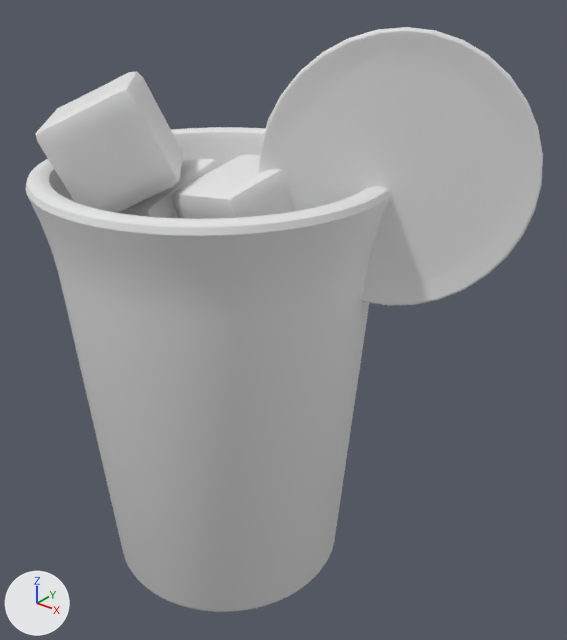
The OBJ model public/assets/drink-baked/blog0132.obj, before and after one commit.
The view is the same before and after, from a camera (50 mm lens) standing at (4.23, -4.43, 5.31) and looking at (0.56, 0.16, 2.47). Lighting does not change. The marker at lower left points along +X, +Y and +Z. The picture after the commit comes second. Where no turn or scale is listed for an object, it has been applied to the vertices.
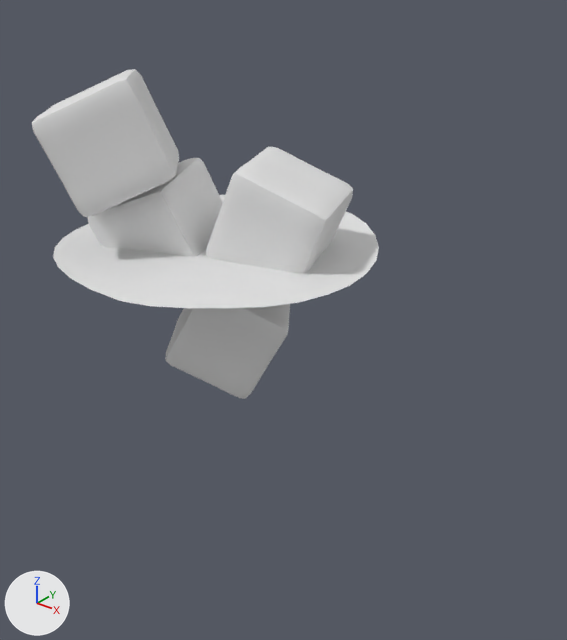
The edits, one by one:
me_cube_001 is used by ob_cube_001; location (0.0, 0.0, 0.0).
me_cube_001 had 386 vertices, 384 faces and spanned x -0.937..0.073, y -0.55..0.53, z 2.6..3.702.
me_cube_001 now has 386 vertices, 384 faces and spans x -1.013..0.136, y -0.712..0.368, z 2.618..3.682.
me_cube_001 part 1: the whole mesh is multiplied about its middle by the matrix ((0.891, -0.387, -0.24), (0.432, 0.883, 0.182), (0.141, -0.266, 0.954)), then moved by (-0.007, -0.162, -0.001).
me_cube_002 is used by ob_cube_002; location (0.0, 0.0, 0.0).
me_cube_002 had 386 vertices, 384 faces and spanned x -0.094..0.904, y -0.551..0.468, z 2.833..3.862.
me_cube_002 now has 386 vertices, 384 faces and spans x -0.062..1.095, y -0.337..0.679, z 2.798..3.818.
me_cube_002 part 2: the whole mesh is multiplied about its middle by the matrix ((0.175, -0.97, 0.167), (0.231, -0.124, -0.965), (0.957, 0.207, 0.203)), then moved by (0.112, 0.213, -0.039).
me_cube_003 is used by ob_cube_003; location (0.0, 0.0, 0.0).
me_cube_003 had 386 vertices, 384 faces and spanned x -1.191..0.031, y -1.123..0.093, z 3.357..4.379.
me_cube_003 now has 386 vertices, 384 faces and spans x -1.182..0.05, y -1.157..0.04, z 3.396..4.433.
me_cube_003 part 3: the whole mesh is multiplied about its middle by the matrix ((0.444, -0.511, -0.736), (-0.453, 0.581, -0.676), (0.774, 0.633, 0.027)), then moved by (0.014, -0.044, 0.046).
me_plane is used by ob_plane; location (0.0, 0.0, 0.0).
me_plane had 260 vertices, 80 faces and spanned x -1.3..1.3, y -1.31..1.31, z 3.04..3.1.
me_plane now has 234 vertices, 175 faces and spans x -1.31..1.31, y -1.31..1.31, z 3.04..3.1.
me_plane part 4: 16 vertices moved from x -1.15..1.09, y -1.3..1.3, z 3.05..3.1 to x -1.09..1.09, y -1.29..1.29, z 3.06..3.1; 180 vertices removed from x -1.3..1.3, y -1.28..1.28, z 3.04..3.1; 154 vertices added at x -1.31..1.31, y -1.28..1.28, z 3.04..3.09.
Object 'Circle.001' (ob_circle_001) is deleted.
Object 'Cylinder' (ob_cylinder) is deleted.

Location of each change, [x1, y1, x2, y2] in pixels of the pictures (567 x 640 px; the box of a moved part takes in the faces that stretch with it):
'Cylinder', deleted
    before: [26, 127, 390, 612]
'Circle.001', deleted
    before: [258, 27, 543, 306]
'Cube.002', reshaped
    before: [172, 154, 294, 219]
    after: [206, 146, 353, 273]
'Cube.003', reshaped
    before: [35, 71, 183, 213]
    after: [32, 69, 179, 217]
'Cube.001', reshaped
    before: [119, 159, 220, 218]
    after: [88, 158, 223, 256]
part 4 of me_plane, moved or reshaped (not visible before)
    after: [53, 195, 379, 308]
'Cube', unchanged, uncovered by the edit
    after: [165, 304, 290, 399]
